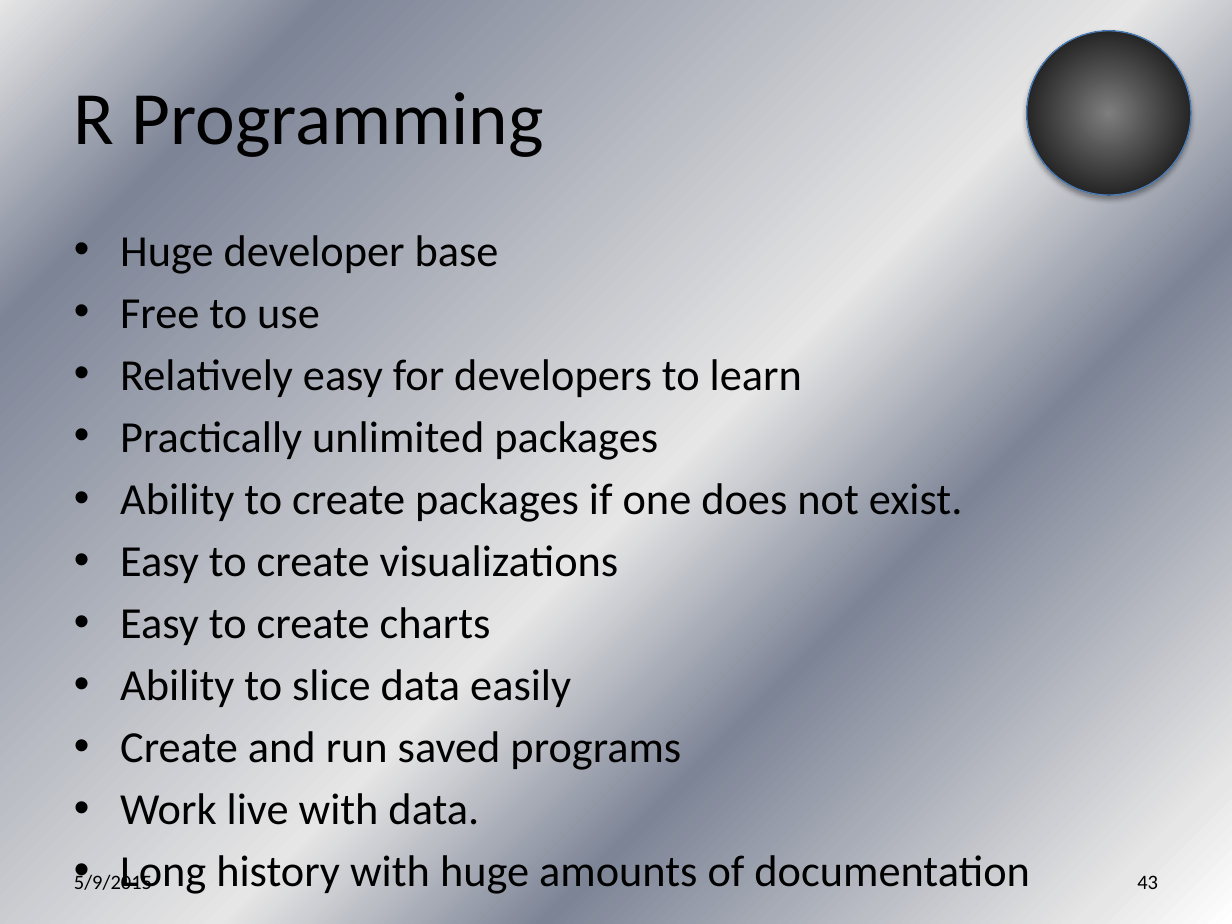
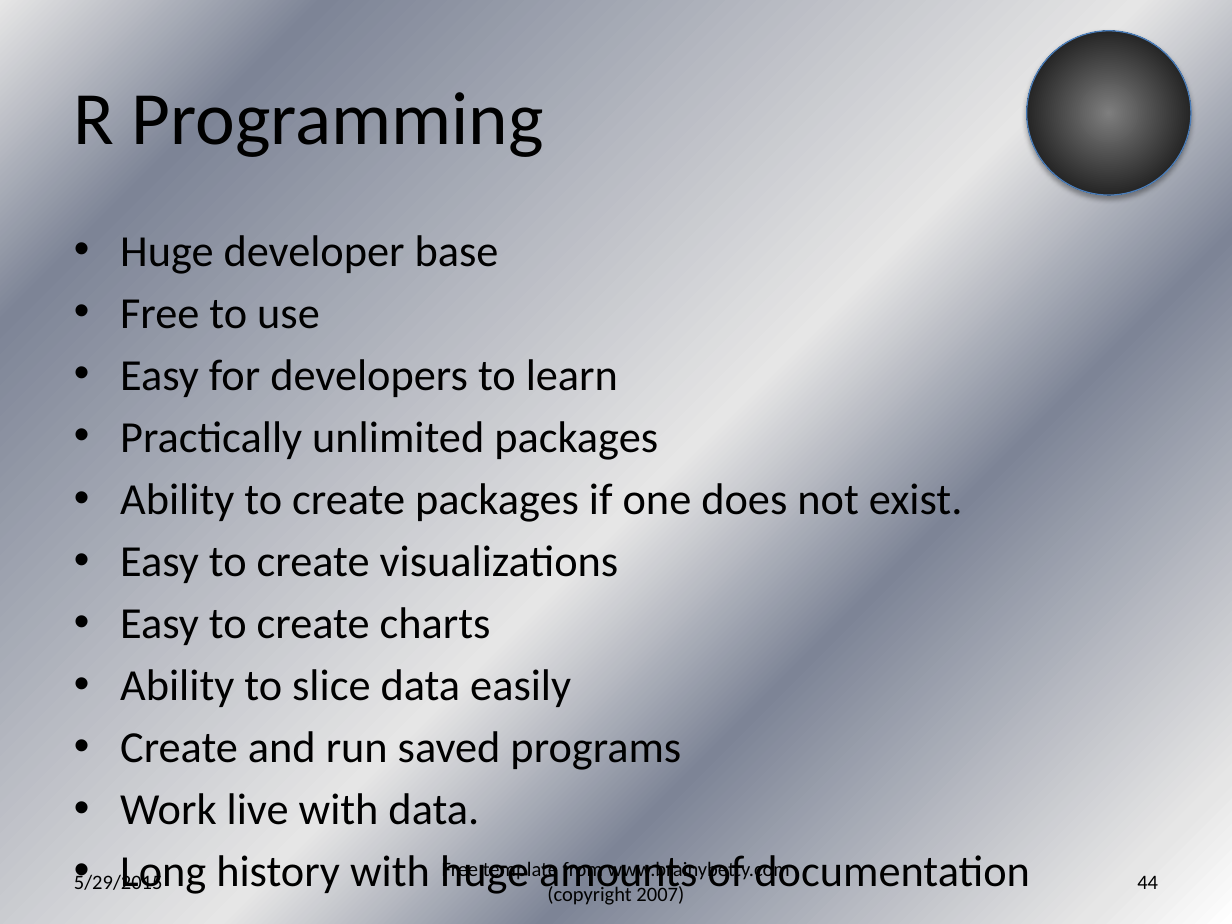
Before and after one commit to jegroom102080/What_is_Data_Science_Anyway, a slide deck: slide 44 of What is Data Science Anyway.pptx (slide 43 before the commit). Drawn at 1232x924 pixels with LibreOffice and Linux fonts; fonts in the diff are those of the drawing. Boxes give left, top, right and bottom in pixels: in the first picture for what was removed or moved away, otherwise in the second. Text is boxed around its words. In the diff, an @@ line names an element or a change of style, - is before the commit and + after.

```diff
--- a/What is Data Science Anyway.pptx
+++ b/What is Data Science Anyway.pptx
@@ text at box(120, 359, 618, 397): text changed @@
-• Relatively easy for developers to learn
+• Easy for developers to learn
@@ text added at box(442, 859, 790, 905), 12 pt, text #000000 @@
+Free template from www.brainybetty.com (copyright 2007)
@@ text at box(74, 872, 163, 890): text changed @@
-5/9/2015
+5/29/2015
@@ page number at box(1137, 875, 1158, 889): text changed @@
-43
+44
```
Also in this commit, not shown: 43 other slides changed, 1 slide added, 1 other file.
